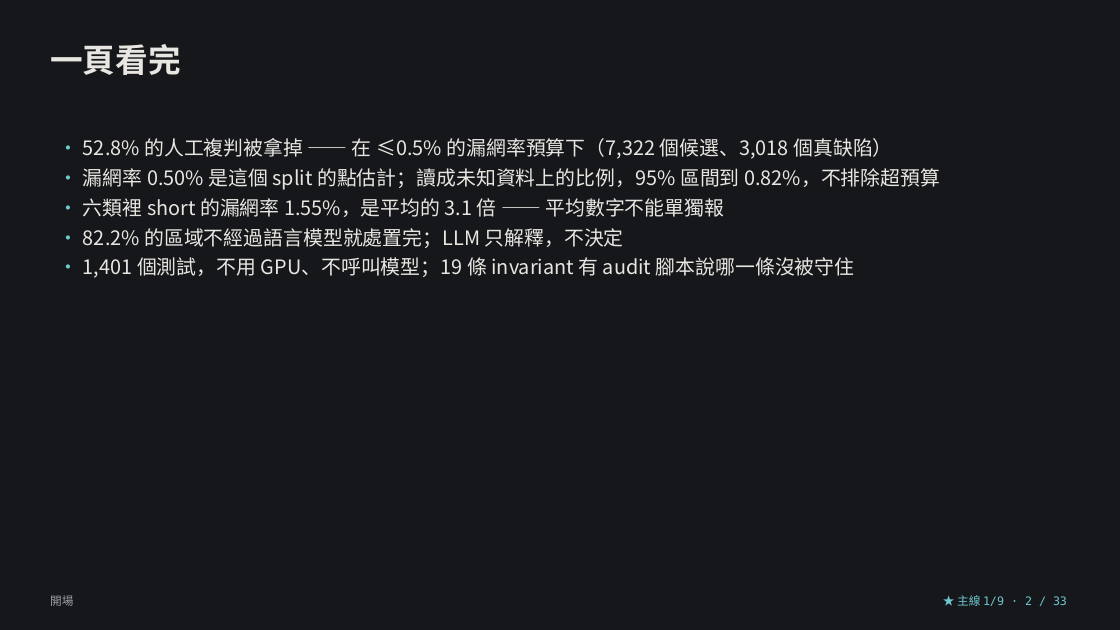
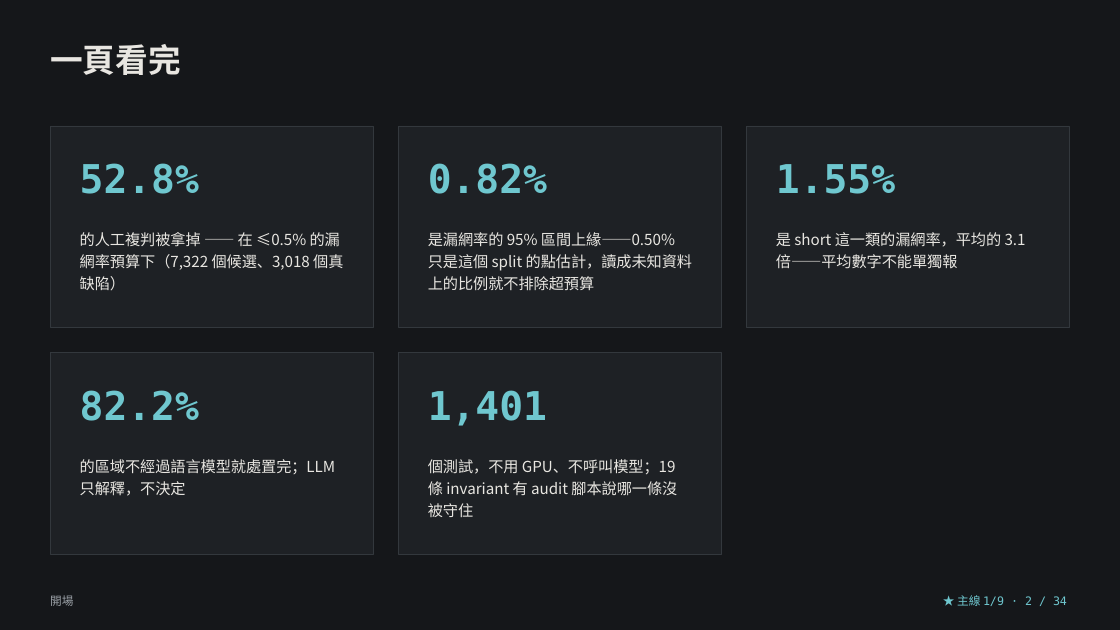
Before and after one commit to lin891020/aoi-agent, a slide deck: slide 2 of docs/deck/aoi-agent-journey.zh-TW.pptx. Drawn at 1120x630 pixels with LibreOffice and Linux fonts; fonts in the diff are those of the drawing. Boxes give left, top, right and bottom in pixels: in the first picture for what was removed or moved away, otherwise in the second. Text is boxed around its words. In the diff, an @@ line names an element or a change of style, - is before the commit and + after.

```diff
--- a/docs/deck/aoi-agent-journey.zh-TW.pptx
+++ b/docs/deck/aoi-agent-journey.zh-TW.pptx
@@ rectangle added at box(50, 126, 373, 328), fill #1E2125, outline #33383D 0.75 pt @@
@@ text removed at box(83, 138, 940, 278) @@
-• 52.8% 的人工複判被拿掉 —— 在 ≤0.5% 的漏網率預算下（7,322 個候選、3,018 個真缺陷）
-• 漏網率 0.50% 是這個 split 的點估計；讀成未知資料上的比例，95% 區間到 0.82%，不排除超預算
-• 六類裡 short 的漏網率 1.55%，是平均的 3.1 倍 —— 平均數字不能單獨報
-• 82.2% 的區域不經過語言模型就處置完；LLM 只解釋，不決定
-• 1,401 個測試，不用 GPU、不呼叫模型；19 條 invariant 有 audit 腳本說哪一條沒被守住
@@ rectangle added at box(398, 126, 721, 328), fill #1E2125, outline #33383D 0.75 pt @@
@@ rectangle added at box(747, 126, 1070, 328), fill #1E2125, outline #33383D 0.75 pt @@
@@ text added at box(80, 163, 199, 194), 34 pt, text #6FC7CF, bold @@
+52.8%
@@ text added at box(428, 163, 547, 194), 34 pt, text #6FC7CF, bold @@
+0.82%
@@ text added at box(776, 164, 895, 194), 34 pt, text #6FC7CF, bold @@
+1.55%
@@ text added at box(80, 232, 343, 291), 13 pt, text #E8E6E1 @@
+的人工複判被拿掉 —— 在 ≤0.5% 的漏網率預算下（7,322 個候選、3,018 個真缺陷）
@@ text added at box(428, 232, 692, 290), 13 pt, text #E8E6E1 @@
+是漏網率的 95% 區間上緣——0.50% 只是這個 split 的點估計，讀成未知資料上的比例就不排除超預算
@@ text added at box(776, 232, 1026, 269), 13 pt, text #E8E6E1 @@
+是 short 這一類的漏網率，平均的 3.1 倍——平均數字不能單獨報
@@ rectangle added at box(50, 353, 373, 555), fill #1E2125, outline #33383D 0.75 pt @@
@@ rectangle added at box(398, 353, 721, 555), fill #1E2125, outline #33383D 0.75 pt @@
@@ text added at box(80, 390, 199, 421), 34 pt, text #6FC7CF, bold @@
+82.2%
@@ text added at box(428, 390, 547, 426), 34 pt, text #6FC7CF, bold @@
+1,401
@@ text added at box(80, 459, 336, 496), 13 pt, text #E8E6E1 @@
+的區域不經過語言模型就處置完；LLM 只解釋，不決定
@@ text added at box(428, 459, 677, 517), 13 pt, text #E8E6E1 @@
+個測試，不用 GPU、不呼叫模型；19 條 invariant 有 audit 腳本說哪一條沒被守住
@@ text at box(957, 595, 1067, 606): text changed @@
-★ 主線 1/9 · 2 / 33
+★ 主線 1/9 · 2 / 34
```
Also in this commit, not shown: 31 other slides changed, 2 slides added, 1 slide removed, 8 other files.
